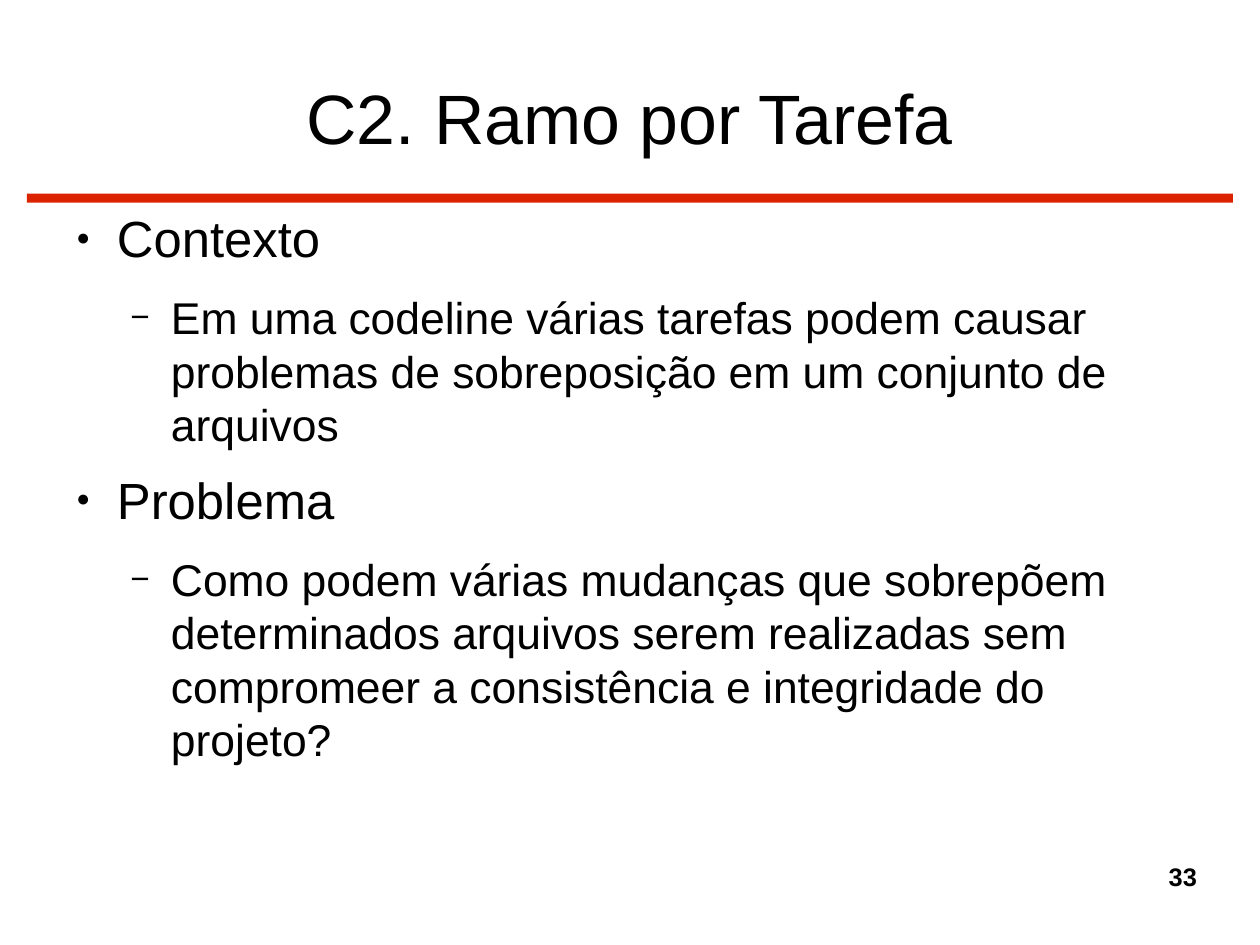
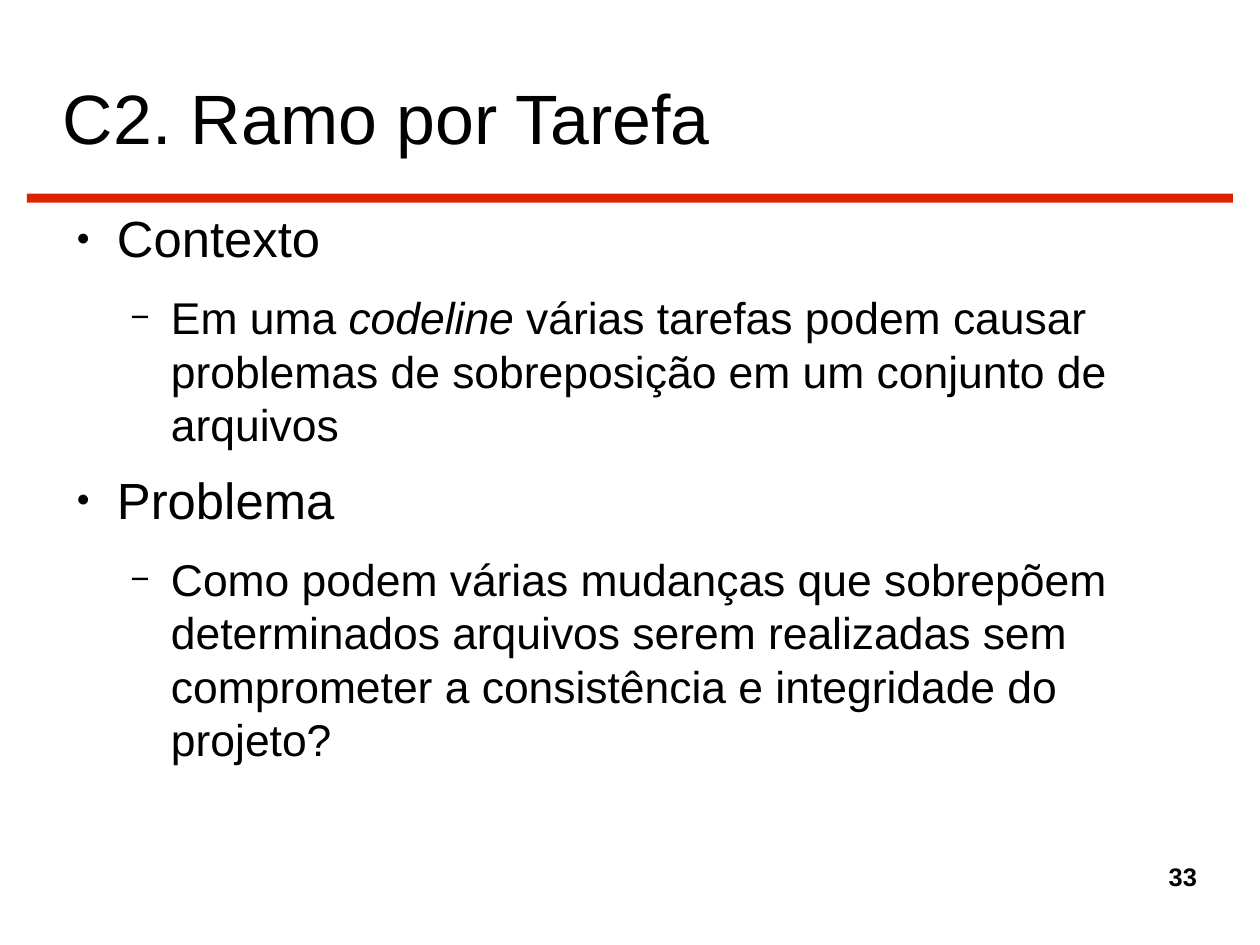
Before and after one commit to gtessa/gc20131_leitura_5, a slide deck: slide 33 of Completo.odp. Drawn at 1260x945 pixels with LibreOffice and Linux fonts; fonts in the diff are those of the drawing. Boxes give left, top, right and bottom in pixels: in the first picture for what was removed or moved away, otherwise in the second. Text is boxed around its words. In the diff, an @@ line names an element or a change of style, - is before the commit and + after.

```diff
--- a/Completo.odp
+++ b/Completo.odp
@@ title "C2. Ramo por Tarefa" at [63,93,710,157]: alignment centre to left @@
@@ text at [171,301,1106,450]: italic on in "codeline" @@
@@ text at [171,563,1106,765]: text changed @@
-  − Como podem várias mudanças que sobrepõem determinados arquivos serem realizadas sem compromeer a consistência e integridade do projeto?
+  − Como podem várias mudanças que sobrepõem determinados arquivos serem realizadas sem comprometer a consistência e integridade do projeto?
```
Also in this commit, not shown: 72 other slides changed, 1 slide removed.
